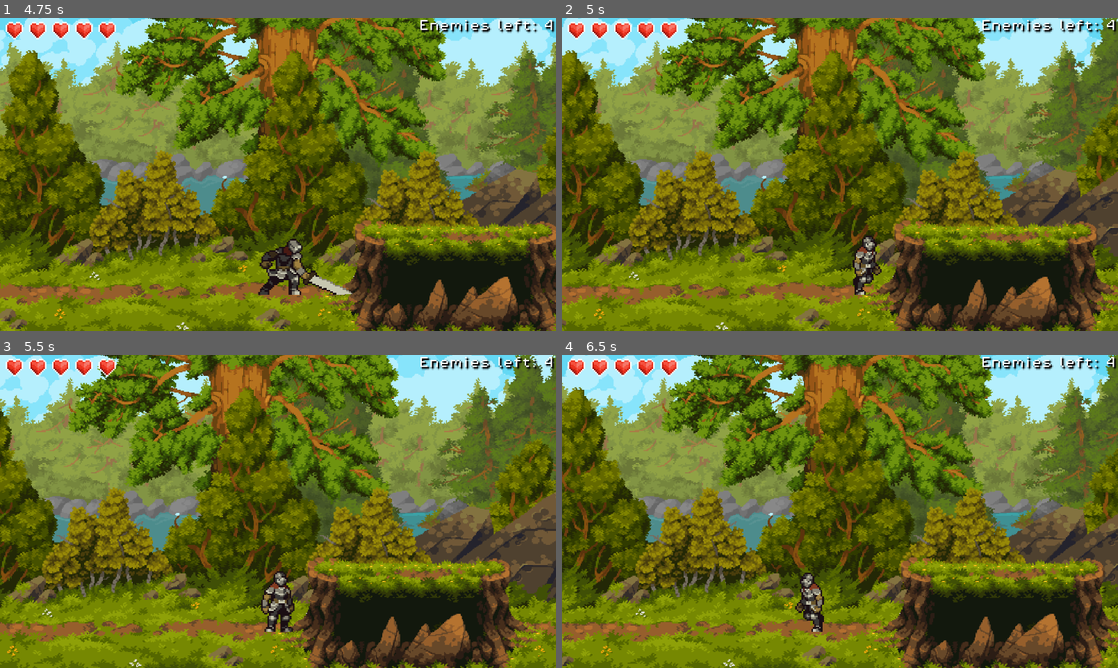
Above: before the commit, frames 1-4 (two rows, left to right).
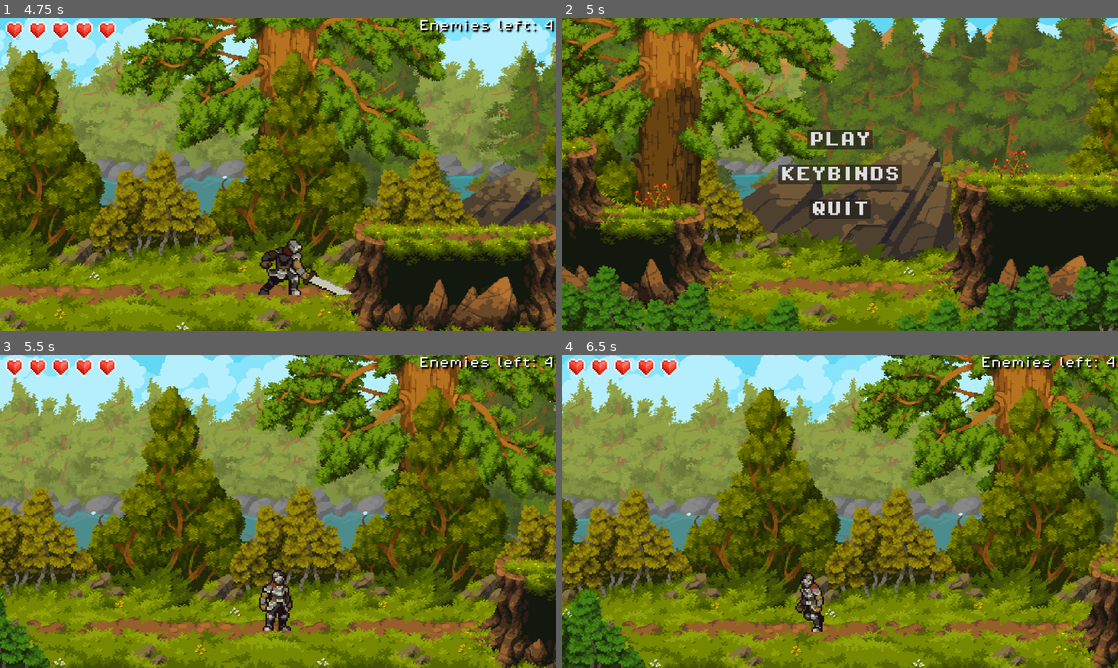
Above: after the commit, the same moments.

Repository: danielpilich/SoulsofLight
Game: Godot game, scene res://scenes/menu.tscn
Same seed, same stepped clock (60 frames per second), same inputs: the game is played once before the commit and once after it.
Inputs (mouse positions are in pixels of both pictures, inside the frame that each line leads up to):
- Up to frame 1 (4.75 s): click "PLAY" at 0.5 s; hold Right (move_right) 1.28-2.78 s; tap X (attack) every 0.75 s from 1.35 to 4.35 s; tap Up (jump) at 1.52, 2.27, 3.77, 4.52 s; hold Left (move_left) 2.78-3.53 s; hold Right (move_right) from 3.53 s (still down)
- Up to frame 2 (5 s): keep holding Right (move_right); tap Escape (menu, bound only after the commit) at 4.9 s
- Up to frame 3 (5.5 s): release Right (move_right) at 5 s; click (278, 477) at 5 s, where only the run after the commit has a clickable "PLAY"
- Up to frame 4 (6.5 s): hold Left (move_left) from 5.78 s (still down); tap X (attack) at 5.85 s; tap Up (jump) at 6.02 s

Frame 1 is identical in both runs. In frame 2, 84% of the frame differs, in the area x 0-100%, y 0-100%; in frame 3, 78%; in frame 4, 78%.

Commit message:
Add more UI actions

Diff:
--- a/project.godot
+++ b/project.godot
@@ -54,6 +54,7 @@
 "deadzone": 0.5,
 "events": [Object(InputEventKey,"resource_local_to_scene":false,"resource_name":"","device":-1,"window_id":0,"alt_press …(195 unchanged characters)…
 , Object(InputEventKey,"resource_local_to_scene":false,"resource_name":"","device":-1,"window_id":0,"alt_pressed":false …(183 unchanged characters)…
+, Object(InputEventKey,"resource_local_to_scene":false,"resource_name":"","device":-1,"window_id":0,"alt_pressed":false,"shift_pressed":false,"ctrl_pressed":false,"meta_pressed":false,"pressed":false,"keycode":0,"physical_keycode":32,"key_label":0,"unicode":32,"location":0,"echo":false,"script":null)
 ]
 }
 down={
@@ -68,6 +69,11 @@
 , Object(InputEventMouseButton,"resource_local_to_scene":false,"resource_name":"","device":-1,"window_id":0,"alt_presse …(244 unchanged characters)…
 ]
 }
+menu={
+"deadzone": 0.5,
+"events": [Object(InputEventKey,"resource_local_to_scene":false,"resource_name":"","device":-1,"window_id":0,"alt_pressed":false,"shift_pressed":false,"ctrl_pressed":false,"meta_pressed":false,"pressed":false,"keycode":0,"physical_keycode":4194305,"key_label":0,"unicode":0,"location":0,"echo":false,"script":null)
+]
+}
 
 [rendering]
 
--- a/scenes/menu.tscn
+++ b/scenes/menu.tscn
@@ -86,12 +86,17 @@
 
 Left:	A/Left Arrow
 Right: D/Right Arrow
-Jump: W/space/Up Arrow
+Jump: W/Space/Up Arrow
 Crouch: S/Down Arrow
 
               FIGHT:
 
-Attack	: LMB/X"
+Attack	: LMB/X
+
+              Menu:
+
+Back to menu: ESC
+"
 
 [node name="ReturnButton" type="Button" parent="MarginContainer/KeybindsMenu"]
 layout_mode = 2
--- a/scripts/game_manager.gd
+++ b/scripts/game_manager.gd
@@ -23,6 +23,8 @@
 
 func _process(delta):
 	enemies_left.text = "Enemies left: " + str(get_tree().get_nodes_in_group("Enemy").size())
+	if Input.is_action_just_pressed("menu"):
+		get_tree().change_scene_to_file("res://scenes/menu.tscn")
 
 func _on_timer_timeout():
 	generate_enemies()
--- a/scripts/player.gd
+++ b/scripts/player.gd
@@ -60,8 +60,8 @@
 	else:
 		velocity.x = move_toward(velocity.x, 0, SPEED)
 
+	update_animation()
 	move_and_slide()
-	update_animation()
 
 func _set_is_crouched(value: bool):
 	if is_crouched == value:
